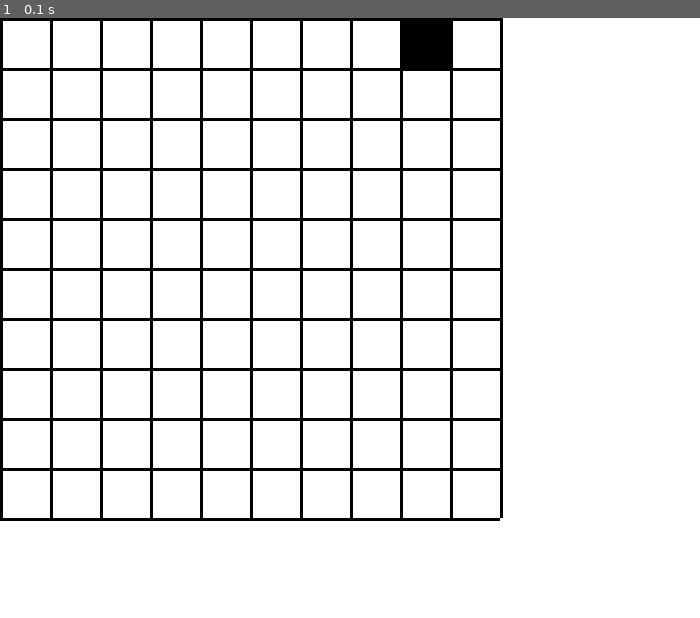
Above: before the commit, frame 1.
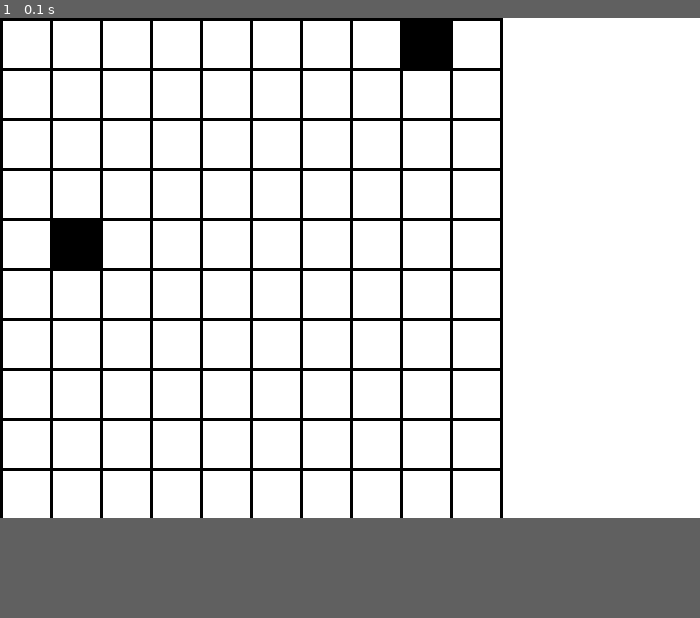
Above: after the commit, the same moment.

Repository: Vincent-lau/pygame_project
Game: pygame game, started from edu_game.py
Same seed, same stepped clock (60 frames per second), same inputs: the game is played once before the commit and once after it.
Inputs:
- Up to frame 1 (0.1 s): no input
In our replay, the window is 700x600 before the commit and 700x500 after it. These sizes can differ from the game's own. Grey fills any space a smaller window leaves; there, only what the larger window draws over its background counts as a difference.

The runs differ from the first frame. In frame 1, 0.9% of the frame differs, in the area x 0-72%, y 33-84%.

Commit message:
minor changes

Diff:
--- a/edu_game.py
+++ b/edu_game.py
@@ -19,7 +19,7 @@
    [0, 0, 0, 0, 0, 0, 0, 0, 0, 0],
    [0, 0, 0, 0, 0, 0, 0, 0, 0, 0],
    [0, 0, 0, 0, 0, 0, 0, 0, 0, 0],
-   [0, 0, 0, 0, 0, 0, 0, 0, 0, 0],
+   [0, 1, 0, 0, 0, 0, 0, 0, 0, 0],
    [0, 0, 0, 0, 0, 0, 0, 0, 0, 0],
    [0, 0, 0, 0, 0, 0, 0, 0, 0, 0],
    [0, 0, 0, 0, 0, 0, 0, 0, 0, 0],
@@ -35,7 +35,7 @@
 # font = pg.font.SysFont('Calibri', 25, True, False)
 # Used to manage how fast the screen updates
 clock = pg.time.Clock()
-screenSize = (700, 600)
+screenSize = (700, 500)
 screen = pg.display.set_mode(screenSize)
 pg.init()
 done = False
--- a/ideas.txt
+++ b/ideas.txt
@@ -11,9 +11,6 @@
 move
 attack
 
-
-level 1 trick
-player has to reach
 
 
 
@@ -30,3 +27,10 @@
 minimum spanning tree
 shortest path
 bebras challenge
+
+
+
+
+saving the princess
+add grid lines
+consider general forms of drawing lines and walls
